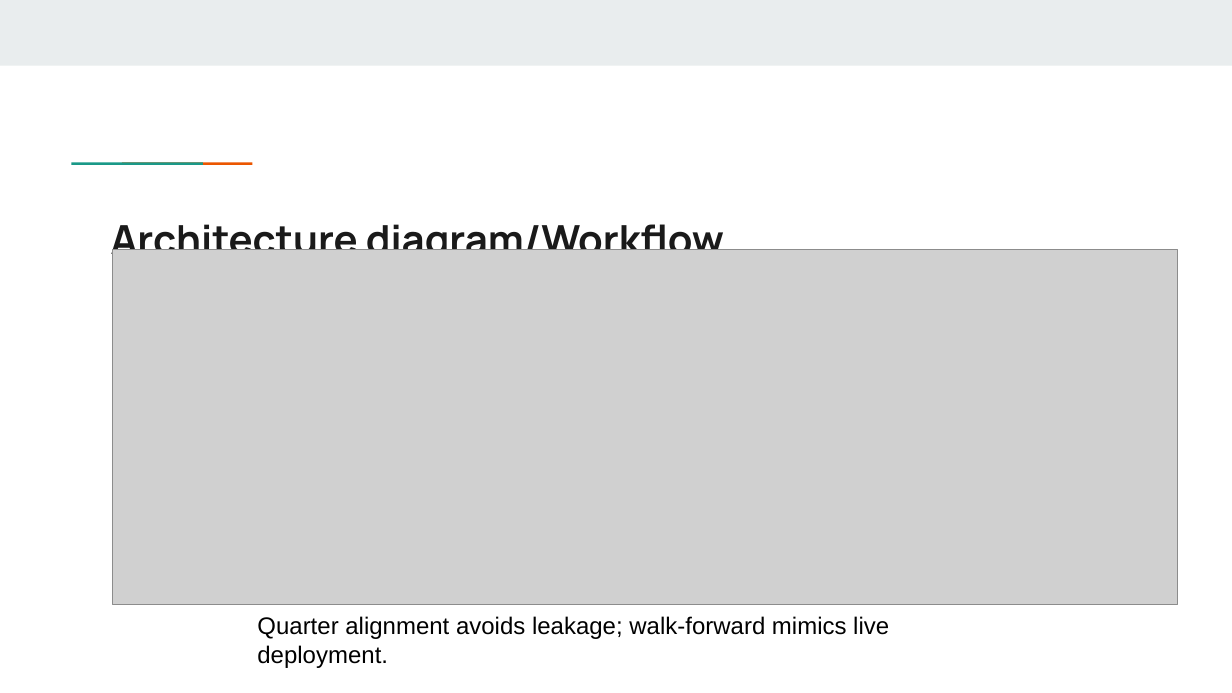
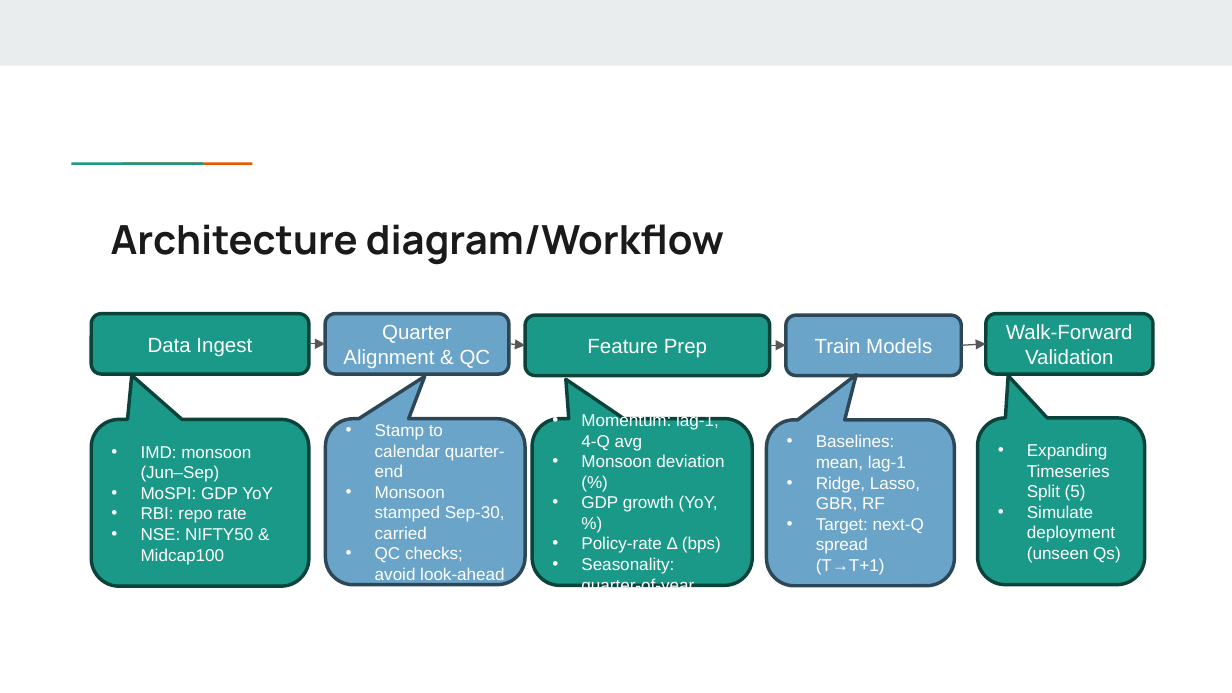
Before and after one commit to abpanic/marketpredict, a slide deck: slide 8 of Abpanick-Final Presentation.pptx. Drawn at 1232x693 pixels with LibreOffice and Linux fonts; fonts in the diff are those of the drawing; grey boxes stand for pictures. Boxes give left, top, right and bottom in pixels: in the first picture for what was removed or moved away, otherwise in the second. Text is boxed around its words. In the diff, an @@ line names an element or a change of style, - is before the commit and + after.

```diff
--- a/Abpanick-Final Presentation.pptx
+++ b/Abpanick-Final Presentation.pptx
@@ picture removed at [112,250,1178,605] @@
@@ rounded rectangle added at [91,314,309,375], fill #1A9988, outline #0B433C 2 pt, 12 pt, text #FFFFFF @@
+Data Ingest
@@ rounded rectangle added at [325,314,509,375], fill #6AA4C8, outline #2E4858 2 pt, 12 pt, text #FFFFFF @@
+Quarter Alignment & QC
@@ rounded rectangle added at [525,315,770,376], fill #1A9988, outline #0B433C 2 pt, 12 pt, text #FFFFFF @@
+Feature Prep
@@ rounded rectangle added at [786,315,961,376], fill #6AA4C8, outline #2E4858 2 pt, 12 pt, text #FFFFFF @@
+Train Models
@@ rounded rectangle added at [986,314,1153,375], fill #1A9988, outline #0B433C 2 pt, 12 pt, text #FFFFFF @@
+Walk-Forward Validation
@@ arrow added from (309, 344) to (325, 344), #575757 0.75 pt @@
@@ arrow added from (509, 344) to (525, 345), #575757 0.75 pt @@
@@ arrow added from (770, 345) to (786, 345), #575757 0.75 pt @@
@@ arrow added from (961, 345) to (986, 344), #575757 0.75 pt @@
@@ rounded speech box added at [91,419,309,585], fill #1A9988, outline #0B433C 2 pt, 10 pt, text #FFFFFF @@
+• IMD: monsoon (Jun–Sep)
+• MoSPI: GDP YoY
+• RBI: repo rate
+• NSE: NIFTY50 & Midcap100
@@ rounded speech box added at [325,419,525,585], fill #6AA4C8, outline #2E4858 2 pt, 10 pt, text #FFFFFF @@
+• Stamp to calendar quarter-end
+• Monsoon stamped Sep-30, carried
+• QC checks; avoid look-ahead
@@ rounded speech box added at [532,419,753,585], fill #1A9988, outline #0B433C 2 pt, 10 pt, text #FFFFFF @@
+• Momentum: lag-1, 4-Q avg
+• Monsoon deviation (%)
+• GDP growth (YoY, %)
+• Policy-rate Δ (bps)
+• Seasonality: quarter-of-year
@@ rounded speech box added at [977,418,1145,584], fill #1A9988, outline #0B433C 2 pt, 10 pt, text #FFFFFF @@
+• Expanding Timeseries Split (5)
+• Simulate deployment (unseen Qs)
@@ rounded speech box added at [766,420,955,586], fill #6AA4C8, outline #2E4858 2 pt, 10 pt, text #FFFFFF @@
+• Baselines: mean, lag-1
+• Ridge, Lasso, GBR, RF
+• Target: next-Q spread (T→T+1)
@@ text removed at [257,616,889,668] @@
-Quarter alignment avoids leakage; walk-forward mimics live deployment.
```
Also in this commit, not shown: 10 other slides changed, 3 other files.
